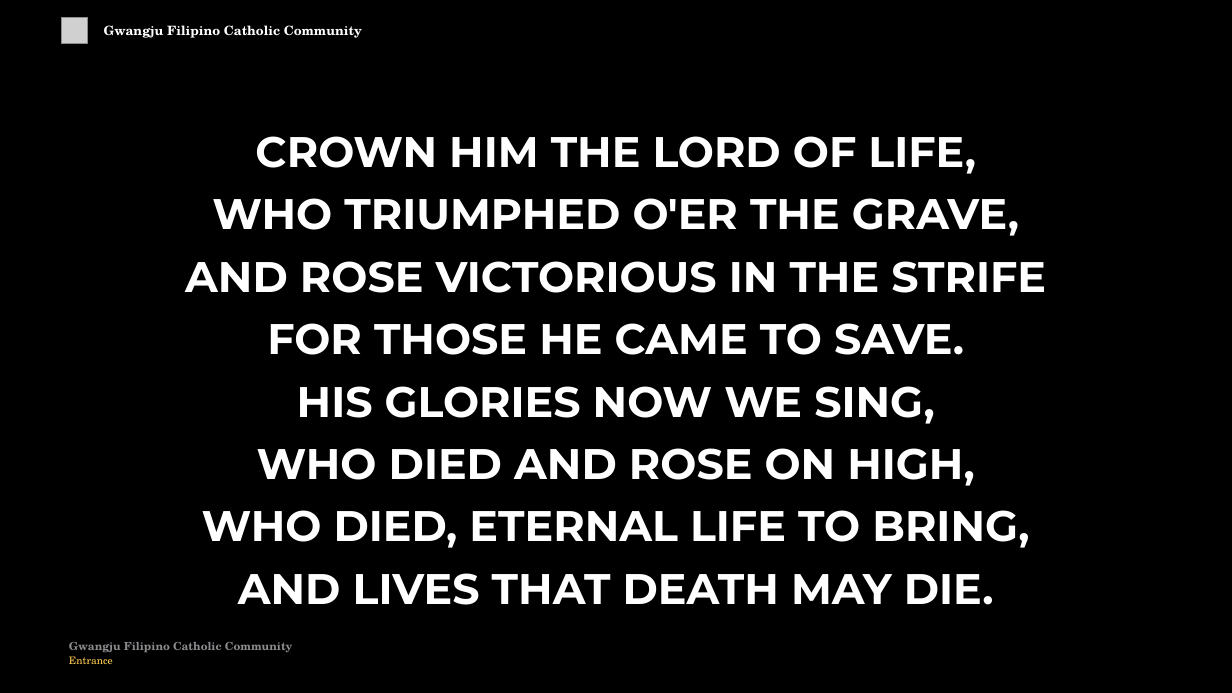
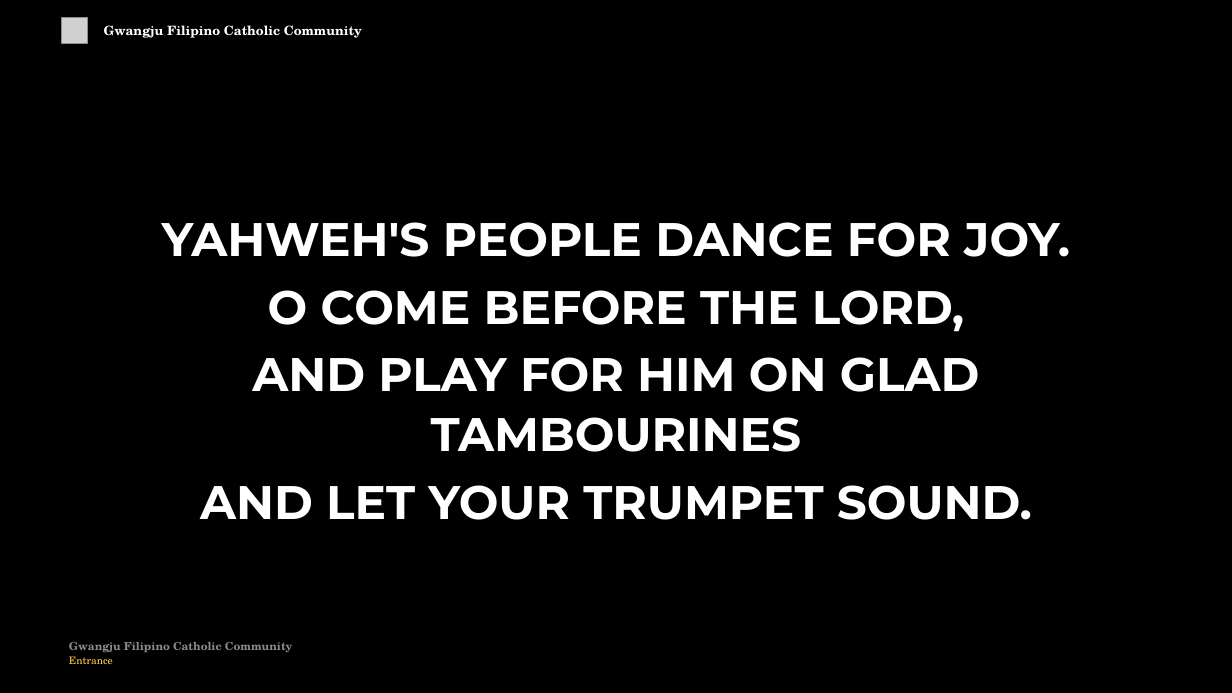
Before and after one commit to divinogabriel9/verbum, a slide deck: slide 5 of outputs/GFCC17May2026_Eastertide.pptx. Drawn at 1232x693 pixels with LibreOffice and Linux fonts; fonts in the diff are those of the drawing; grey boxes stand for pictures. Boxes give left, top, right and bottom in pixels: in the first picture for what was removed or moved away, otherwise in the second. Text is boxed around its words. In the diff, an @@ line names an element or a change of style, - is before the commit and + after.

```diff
--- a/outputs/GFCC17May2026_Eastertide.pptx
+++ b/outputs/GFCC17May2026_Eastertide.pptx
@@ text at (162, 222, 1070, 520): text changed; size 50 to 55 pt @@
-CROWN HIM THE LORD OF LIFE,
-WHO TRIUMPHED O'ER THE GRAVE,
-AND ROSE VICTORIOUS IN THE STRIFE
-FOR THOSE HE CAME TO SAVE.
-HIS GLORIES NOW WE SING,
-WHO DIED AND ROSE ON HIGH,
-WHO DIED, ETERNAL LIFE TO BRING,
-AND LIVES THAT DEATH MAY DIE.
+YAHWEH'S PEOPLE DANCE FOR JOY.
+O COME BEFORE THE LORD,
+AND PLAY FOR HIM ON GLAD TAMBOURINES
+AND LET YOUR TRUMPET SOUND.
```
Also in this commit, not shown: 10 other slides changed, 13 slides added, 2 slides removed, 11 other files.
